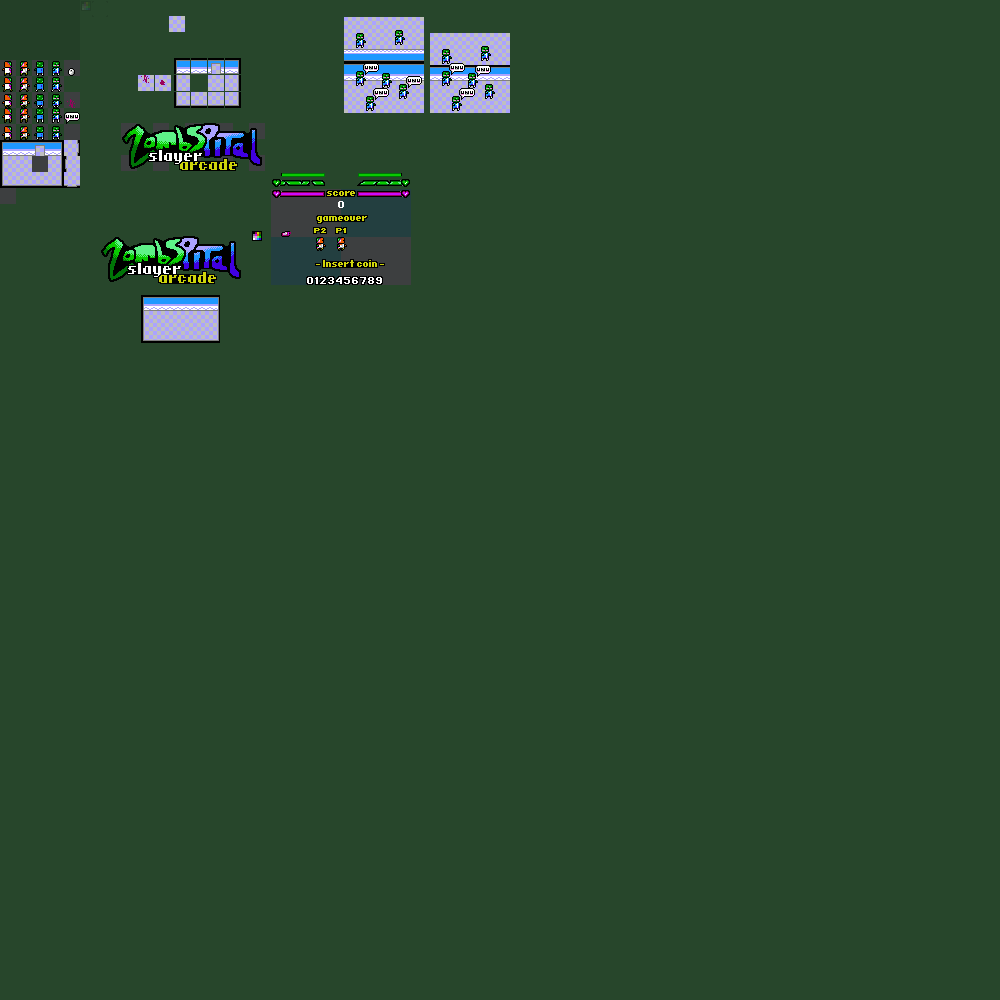
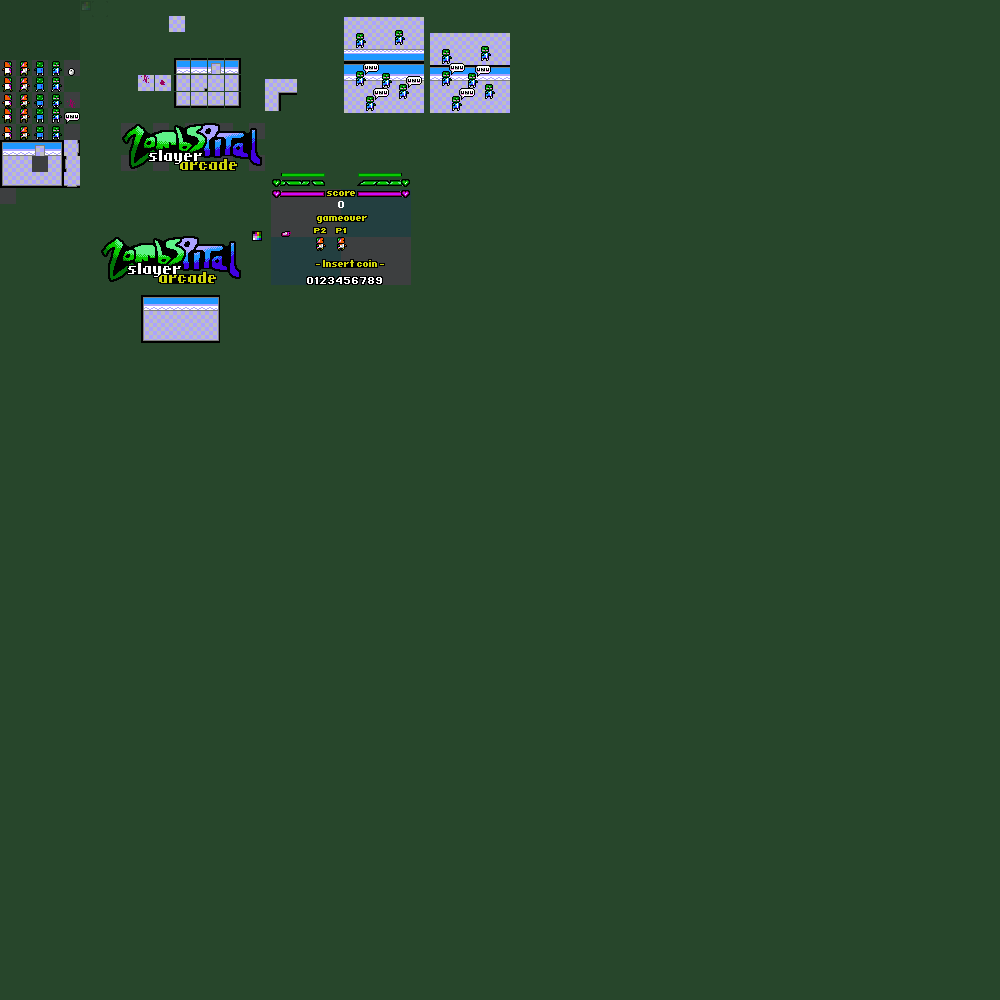
Two versions of the same layered image (1000x1000). Layer-by-layer changes:
painted on "hazard_mask #1" over [191, 75, 297, 111]
